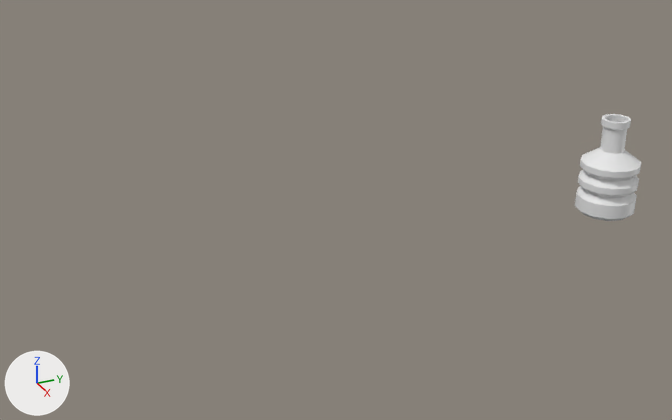
The FBX model Assets/Models/F_Scene/F_Room/Bottles/bottle 1.fbx, before and after one commit.
Camera for both pictures: a 50 mm camera at (1.118, -0.876, 0.558) aimed at (-0.012, -0.368, -0.007). Every picture has the same lights, and +X, +Y and +Z are marked at lower left. Where no turn or scale is listed for an object, it has been applied to the vertices.
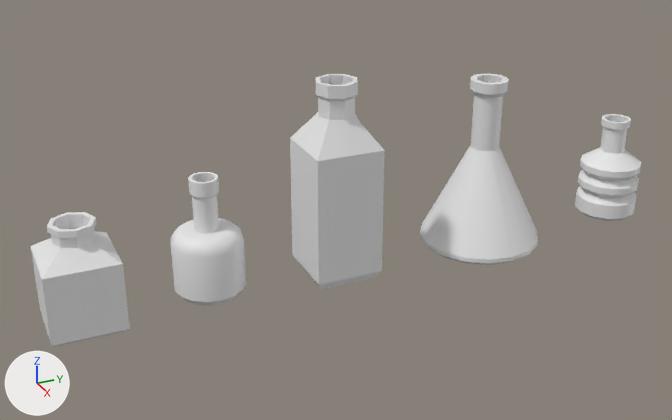
What changed in the scene script:
```text
Add me_cube_001:
    me_cube_001.from_pydata(...)  # 74 vertices, 72 faces; spans x -0.05..0.05, y -0.05..0.05, z -0.1037..0.0462
Add me_circle_001:
    me_circle_001.from_pydata(...)  # 192 vertices, 178 faces; spans x -0.051..0.051, y -0.051..0.051, z -0.106..0.068
Add me_cylinder:
    me_cylinder.from_pydata(...)  # 144 vertices, 130 faces; spans x -0.094..0.094, y -0.094..0.094, z -0.158..0.107
Add me_cube:
    me_cube.from_pydata(...)  # 74 vertices, 72 faces; spans x -0.05..0.05, y -0.05..0.05, z -0.1..0.193
Add ob_cube_001:
    ob_cube_001 = bpy.data.objects.new('Cube.001', me_cube_001)
    ob_cube_001.location = (0.0, -0.742, 0.005)
Add ob_circle:
    ob_circle = bpy.data.objects.new('Circle', me_circle_001)
    ob_circle.location = (-0.01, -0.564, 0.01)
Add ob_cylinder:
    ob_cylinder = bpy.data.objects.new('Cylinder', me_cylinder)
    ob_cylinder.location = (-0.01, -0.12, 0.053)
Add ob_cube:
    ob_cube = bpy.data.objects.new('Cube', me_cube)
    ob_cube.location = (0.0, -0.373, 0.0)
```

Pixel boxes (x1, y1, x2, y2) of what changed, in the pictures (672 x 420 px):
'Cube', added
    after: (290, 74, 385, 289)
'Cylinder', added
    after: (420, 73, 538, 265)
'Cube.001', added
    after: (30, 212, 130, 347)
'Circle', added
    after: (170, 172, 246, 306)
